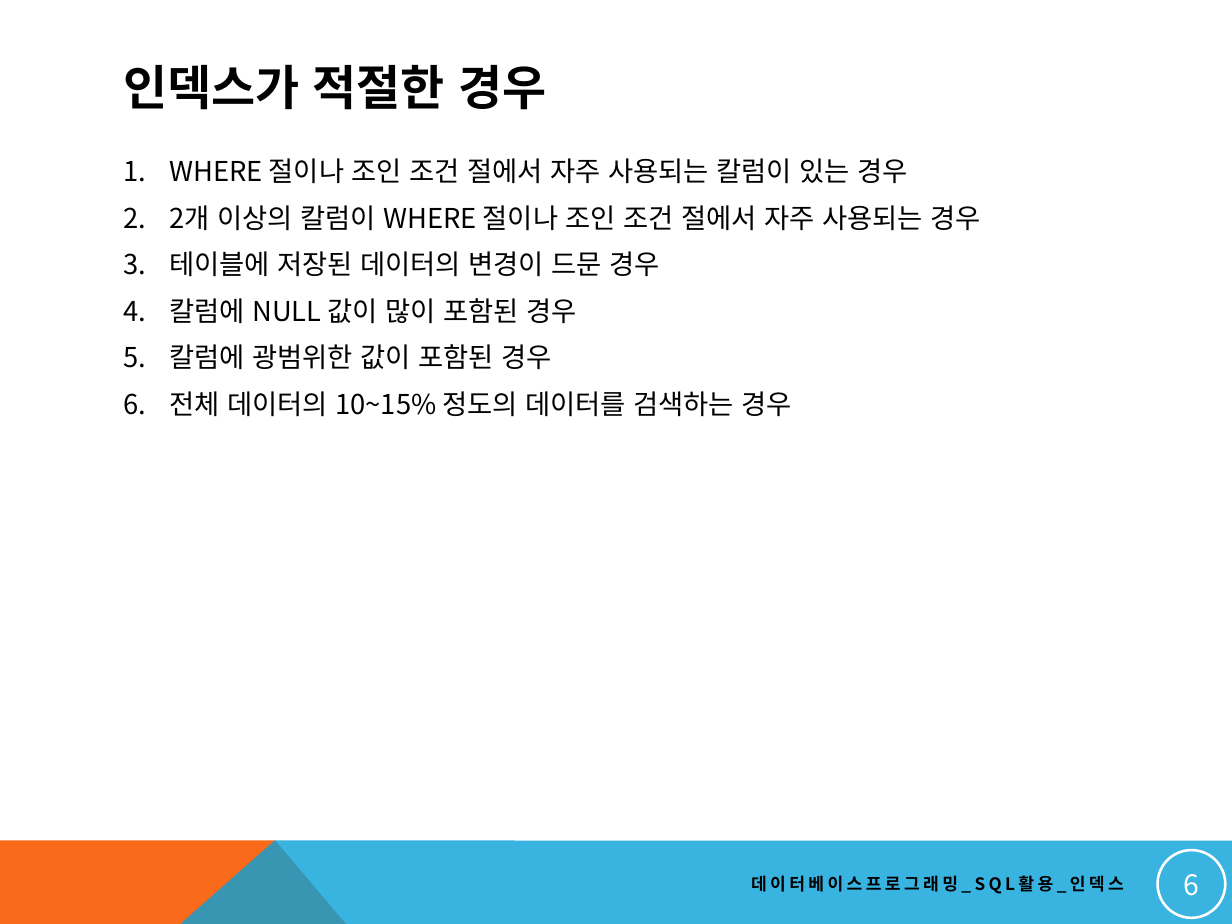
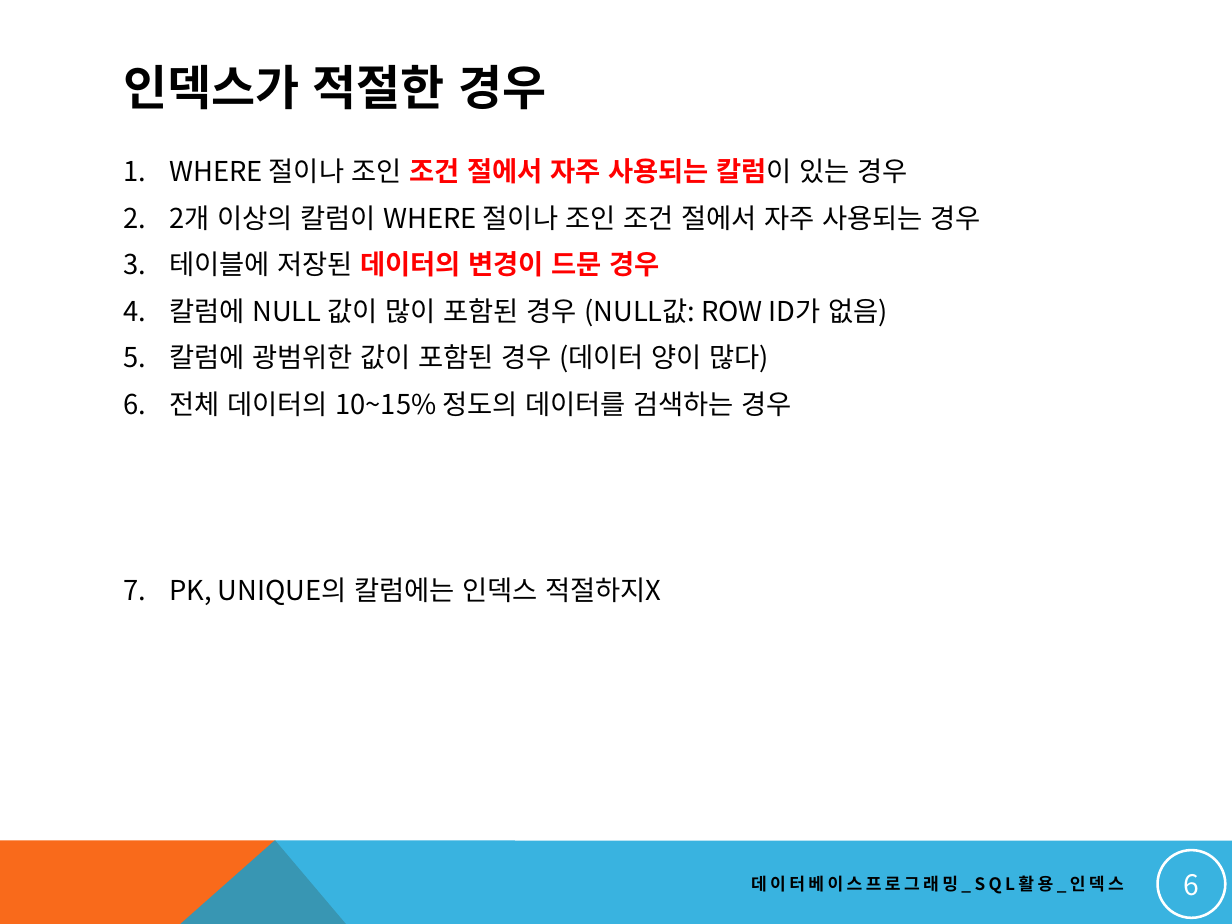
Before and after one commit to soeun1365/dbstudy, a slide deck: slide 6 of NEW_DBMS교안/18. 고급 SQL 작성하기_인덱스.pptx. Drawn at 1232x924 pixels with LibreOffice and Linux fonts; fonts in the diff are those of the drawing. Boxes give left, top, right and bottom in pixels: in the first picture for what was removed or moved away, otherwise in the second. Text is boxed around its words. In the diff, an @@ line names an element or a change of style, - is before the commit and + after.

```diff
--- a/NEW_DBMS교안/18. 고급 SQL 작성하기_인덱스.pptx
+++ b/NEW_DBMS교안/18. 고급 SQL 작성하기_인덱스.pptx
@@ text at <box>169,158,908,277</box>: text colour #000000 to #FF0000, bold on in "조건 절에서 자주 사용되는 칼럼이", "데이터의 변경이 드문 경우" @@
@@ text at <box>169,298,889,373</box>: text changed @@
-4. 칼럼에 NULL 값이 많이 포함된 경우
-5. 칼럼에 광범위한 값이 포함된 경우
+4. 칼럼에 NULL 값이 많이 포함된 경우 (NULL값: ROW ID가 없음)
+5. 칼럼에 광범위한 값이 포함된 경우 (데이터 양이 많다)
@@ text at <box>169,577,661,605</box>: paragraph added @@
+7. PK, UNIQUE의 칼럼에는 인덱스 적절하지X
```
Also in this commit, not shown: 3 other slides changed, 12 other files.
